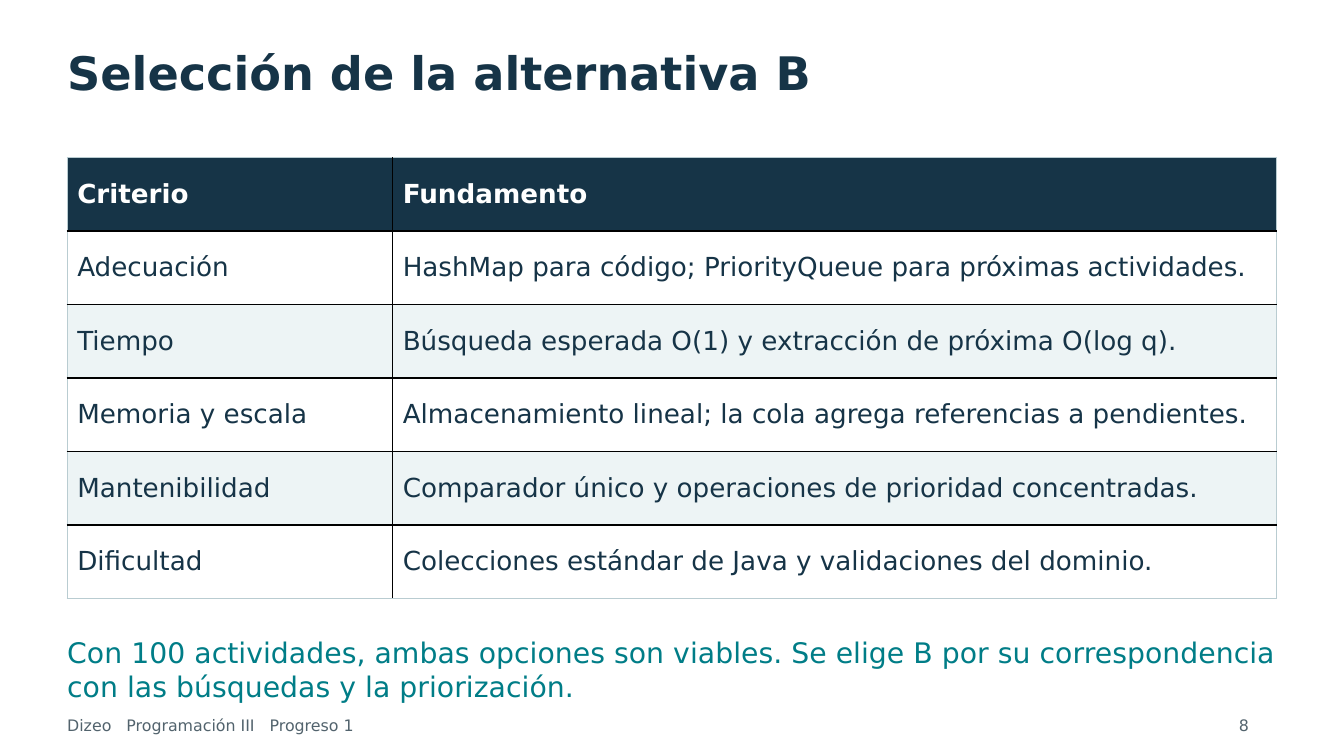
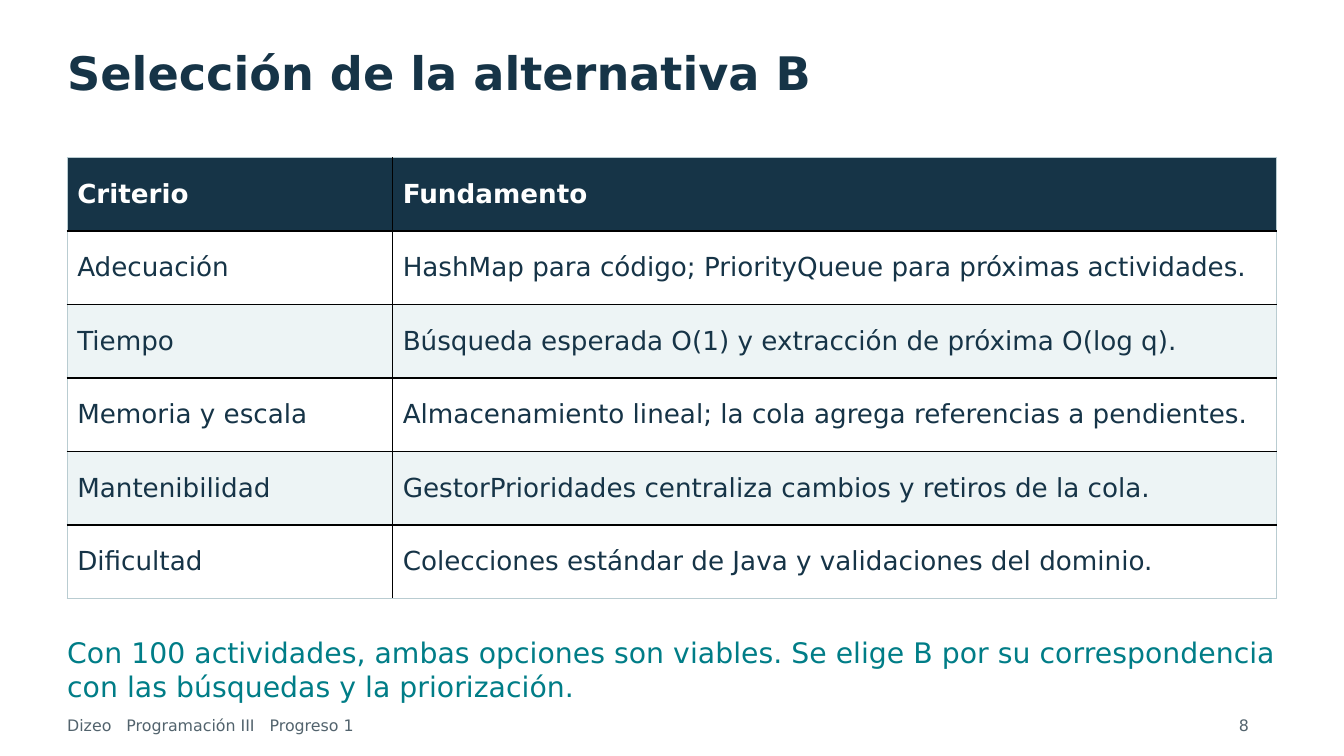
Before and after one commit to dxni999/avanceprogra, a slide deck: slide 8 of docs/presentacion/Presentacion_Dizeo_Progreso1_Final.pptx. Drawn at 1344x756 pixels with LibreOffice and Linux fonts; fonts in the diff are those of the drawing. Boxes give left, top, right and bottom in pixels: in the first picture for what was removed or moved away, otherwise in the second. Text is boxed around its words. In the diff, an @@ line names an element or a change of style, - is before the commit and + after.

```diff
--- a/docs/presentacion/Presentacion_Dizeo_Progreso1_Final.pptx
+++ b/docs/presentacion/Presentacion_Dizeo_Progreso1_Final.pptx
@@ table at [68,157,1277,599] @@
-row 5, column 2: Comparador único y operaciones de prioridad concentradas.
+row 5, column 2: GestorPrioridades centraliza cambios y retiros de la cola.
```
Also in this commit, not shown: 4 other slides changed, 1 slide added, 5 other files.
